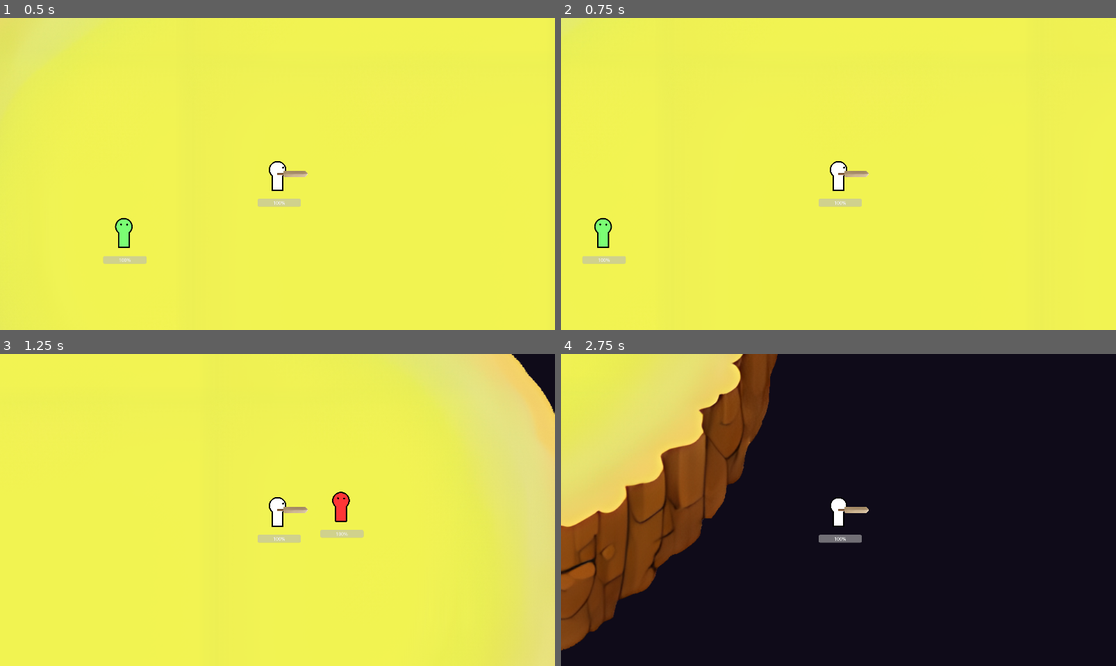
Above: before the commit, frames 1-4 (two rows, left to right).
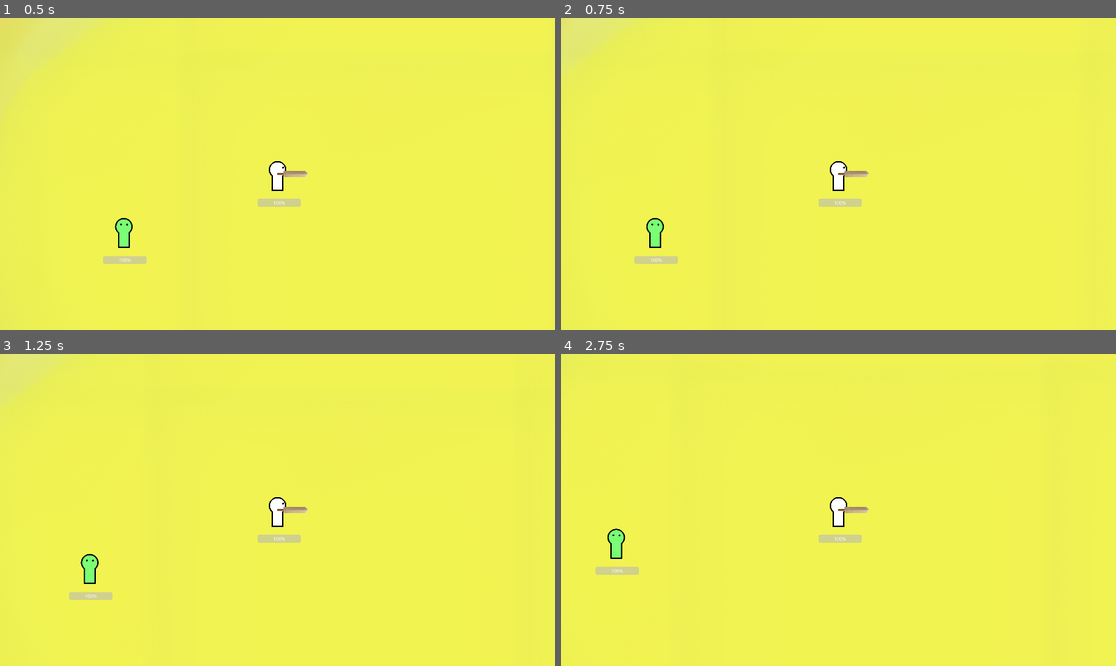
Above: after the commit, the same moments.

Repository: CAHTA123/Light-in-the-Dark
Game: Godot game, scene res://scenes/Game/game.tscn
The game is run twice, just before and just after one commit, with the same random seed, the same clock (stepped at 60 frames per second) and the same inputs.
Inputs (mouse positions are in pixels of both pictures, inside the frame that each line leads up to):
- Up to frame 1 (0.5 s): no input
- Up to frame 2 (0.75 s): tap Enter at 0.5 s; move the mouse to (960, 158) at 0.52 s; hold Right (ui_right) from 0.53 s (still down); hold Shift (dash) from 0.53 s (still down)
- Up to frame 3 (1.25 s): keep holding Right (ui_right); keep holding Shift (dash)
- Up to frame 4 (2.75 s): move the mouse to (727, 525) at 1.27 s; release Right (ui_right) at 1.28 s; release Shift (dash) at 1.28 s; hold Down (ui_down) 1.28-2.03 s; tap Shift (dash) at 1.35 s; move the mouse to (894, 441) at 2.02 s; hold Right (ui_right) from 2.03 s (still down); hold Shift (dash) from 2.03 s (still down)

Frame 1 is identical in both runs. In frame 2, 1.5% of the frame differs, in the area x 0-22%, y 0-79%; in frame 3, 13%; in frame 4, 95%, in the area x 0-100%, y 0-100%.

Commit message:
,

Diff:
--- a/scenes/Islands/islands.tscn
+++ b/scenes/Islands/islands.tscn
@@ -20,6 +20,7 @@
 
 [node name="CollisionPolygon2D" type="CollisionPolygon2D" parent="shape/Area2D"]
 position = Vector2(22, 6)
+build_mode = 1
 polygon = PackedVector2Array(1624, -646, 1611, -665, 1561, -727, 1549, -745, 1517, -778, 1477, -804, 1440, -845, 1403,  …(3171 unchanged characters)…
 
 [connection signal="area_entered" from="shape/Area2D" to="shape" method="_on_area_2d_area_entered"]
--- a/scenes/Player/Move.gd
+++ b/scenes/Player/Move.gd
@@ -11,6 +11,7 @@
 
 var current_state = St.l
 enum St {l, r, t, d, ld, rd, lt, rt}
+var velocity
 
 func _ready():
 	b.s = b.speed
@@ -25,11 +26,9 @@
 func move():
 	var mouse_pos = get_global_mouse_position()
 	var direction = (mouse_pos - body.global_position).normalized()
-	var velocity = Vector2(Input.get_axis("ui_left", "ui_right"), Input.get_axis("ui_up", "ui_down")).normalized() * b.s
+	velocity = Vector2(Input.get_axis("ui_left", "ui_right"), Input.get_axis("ui_up", "ui_down")).normalized() * b.s
 	b.velocity = velocity
-	var collision = b.move_and_collide(velocity)
-	if collision:
-		print("1")
+
 func update_state():
 	var angle_to_mouse = (get_global_mouse_position() - body.global_position).angle()
 	var angle = fmod(rad_to_deg(angle_to_mouse), 360)
